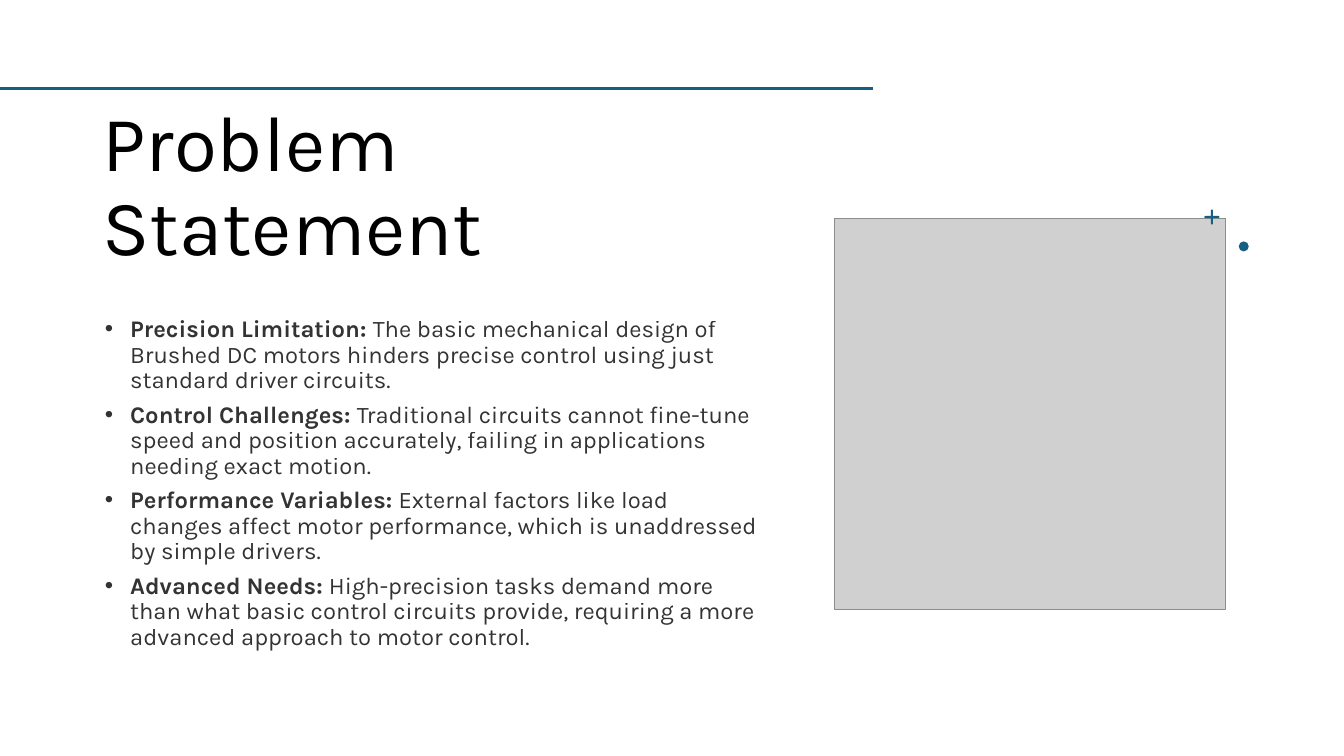
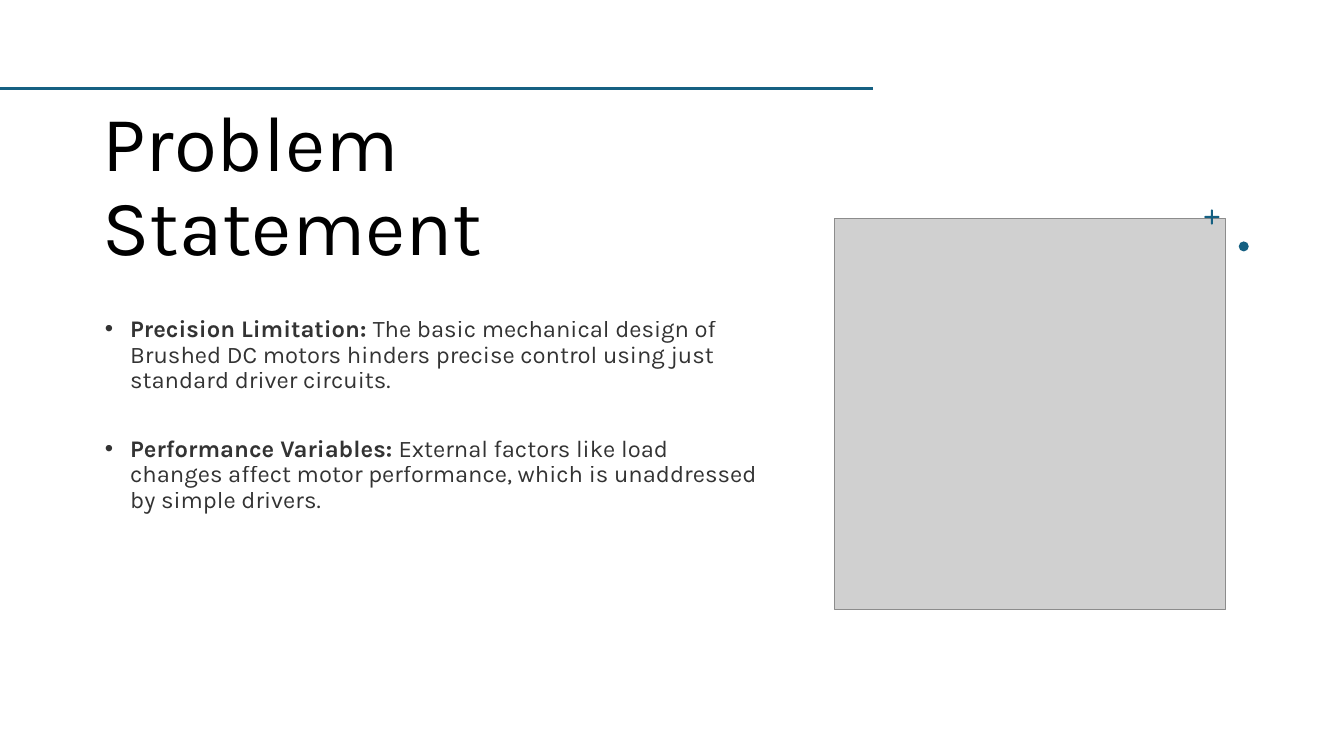
Before and after one commit to BashirAbu/FYP, a slide deck: slide 4 of FYP_1/presentation/FYP1.pptx. Drawn at 1344x756 pixels with LibreOffice and Linux fonts; fonts in the diff are those of the drawing; grey boxes stand for pictures. Boxes give left, top, right and bottom in pixels: in the first picture for what was removed or moved away, otherwise in the second. Text is boxed around its words. In the diff, an @@ line names an element or a change of style, - is before the commit and + after.

```diff
--- a/FYP_1/presentation/FYP1.pptx
+++ b/FYP_1/presentation/FYP1.pptx
@@ text at [130, 406, 749, 480]: paragraph removed @@
-• Control Challenges: Traditional circuits cannot fine-tune speed and position accurately, failing in applications needing exact motion.
@@ text at [130, 577, 754, 651]: paragraph removed @@
-• Advanced Needs: High-precision tasks demand more than what basic control circuits provide, requiring a more advanced approach to motor control.
```
Also in this commit, not shown: 10 other slides changed, 1 slide removed, 2 other files.
